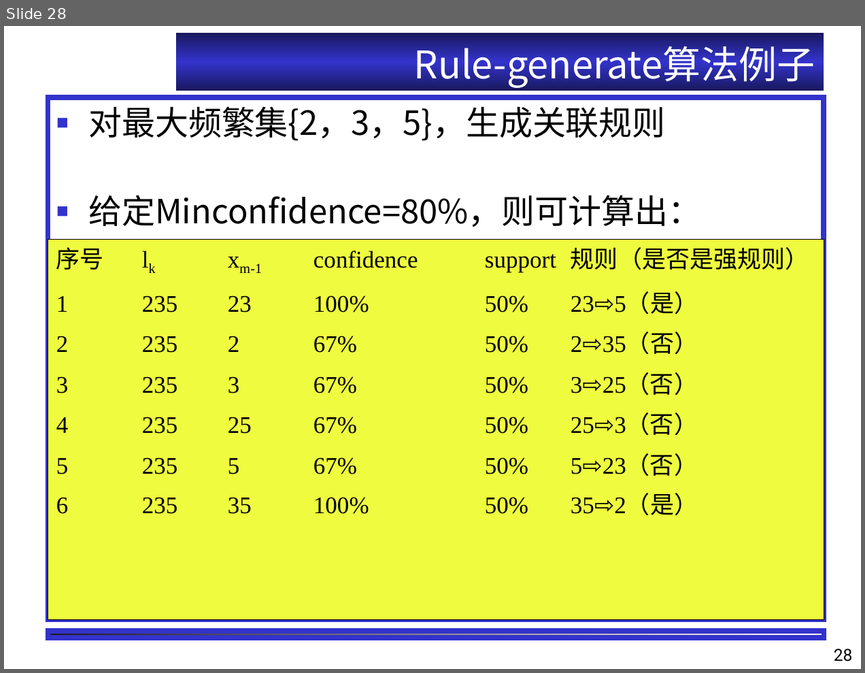
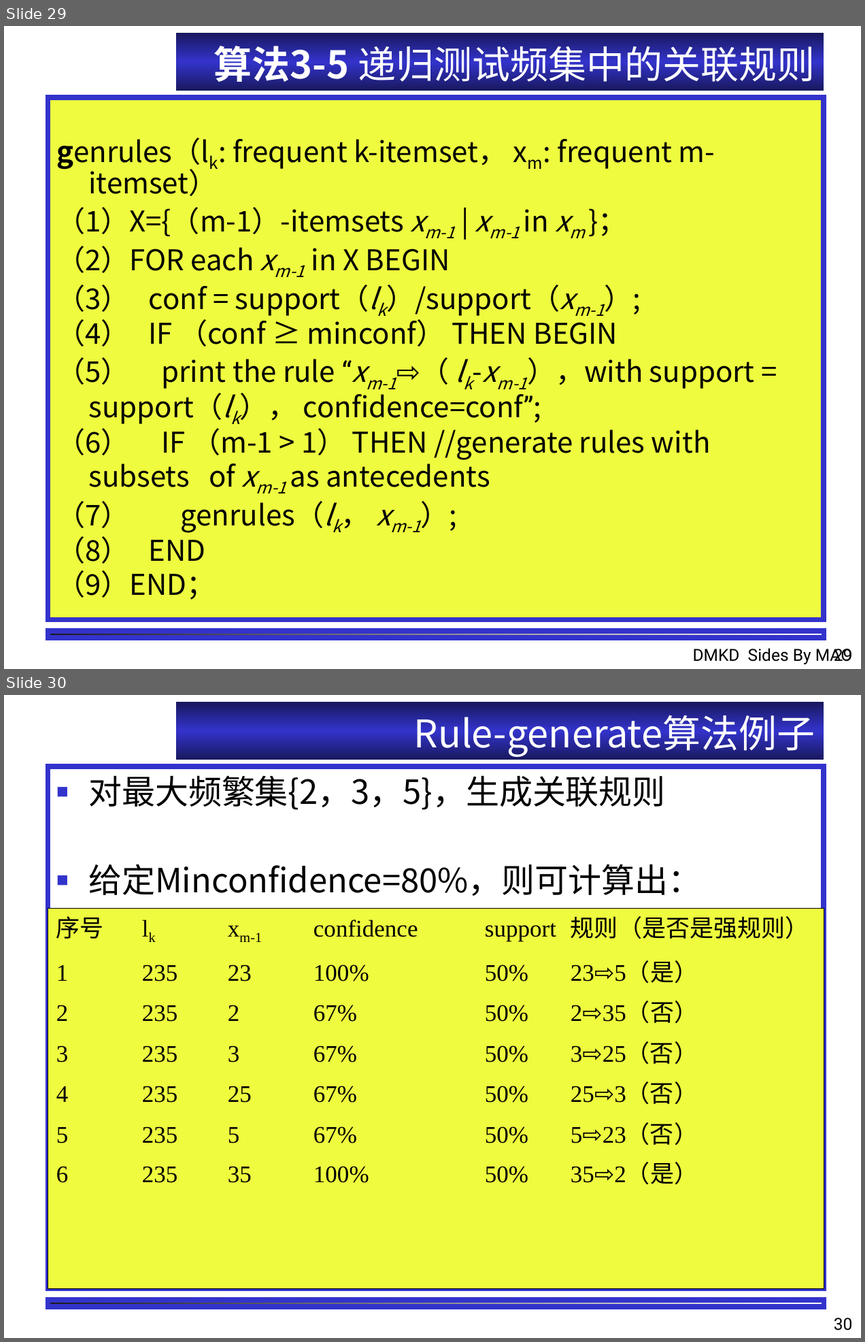
Before and after one commit to shfkuang/shfkuang.github.io, a slide deck: dm/ch3.1.ppt. Shown one above the other, each under a label of ours: slide 28 before the commit, slides 29 and 30 after it. The pictures are 865x673 and 865x1342 pixels, drawn with LibreOffice and Linux fonts; fonts in the diff are those of the drawing; background and template pictures are left out. Boxes give left, top, right and bottom in pixels: in the first picture for what was removed or moved away, otherwise in the second. Text is boxed around its words. In the diff, an @@ line names an element or a change of style, - is before the commit and + after.

```diff
--- a/dm/ch3.1.ppt
+++ b/dm/ch3.1.ppt
@@ slide 29 added at [4, 26, 861, 669], background #FFFFFF; not listed: 1 template element that a slide beside it also shows @@
@@ title added at [176, 33, 824, 91], fill gradient #18185E to #3333CC, 32 pt, text #FFFFFF @@
+算法3-5 递归测试频集中的关联规则
@@ text added at [48, 98, 824, 620], fill #EEFB3F, outline #3333CC 4.51 pt, 24 pt, text #000000 @@
+genrules（lk: frequent k-itemset， xm: frequent m-itemset）
+（1）X={（m-1）-itemsets xm-1 | xm-1 in xm }；
+（2）FOR each xm-1 in X BEGIN
+（3） conf = support（lk）/support（xm-1）;
+（4） IF （conf ≥ minconf） THEN BEGIN
+（5） print the rule “xm-1⇨（ lk-xm-1），with support = support（lk）， confidence=conf”;
+（6） IF （m-1 > 1） THEN //generate rules with subsets of xm-1 as antecedents
+（7） genrules（lk， xm-1）;
+（8） END
+（9）END；
@@ text added at [693, 648, 852, 665], 14 pt, text #000000 @@
+DMKD Sides By MAO
@@ page number added at [834, 648, 853, 661], 14 pt, text #000000 @@
+29
@@ what was slide 28 is now slide 30 @@
@@ page number at [834, 1317, 853, 1330]: text changed @@
-28
+30
```
Also in this commit, not shown: 4 slides changed, 1 other slide added, 4 other files.
